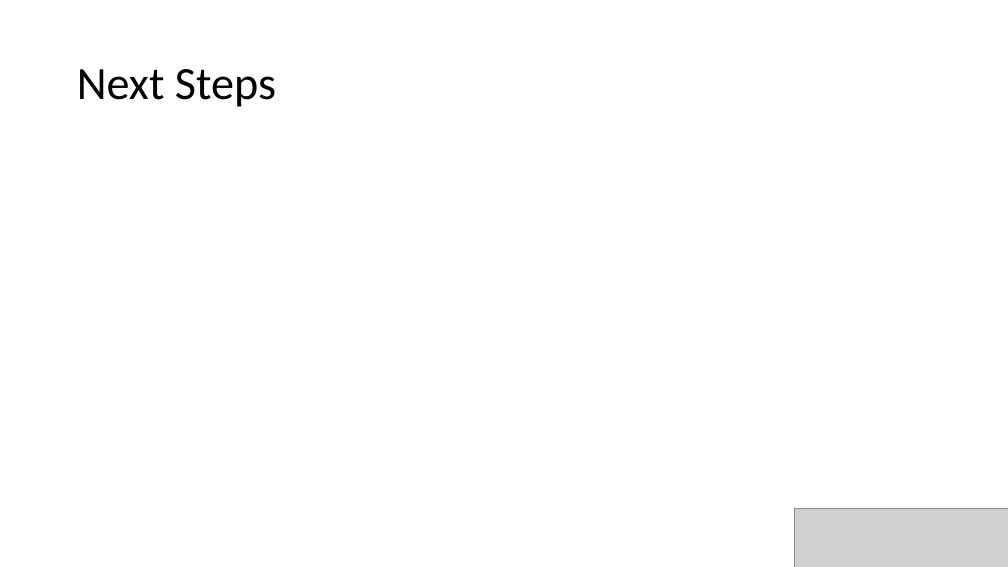
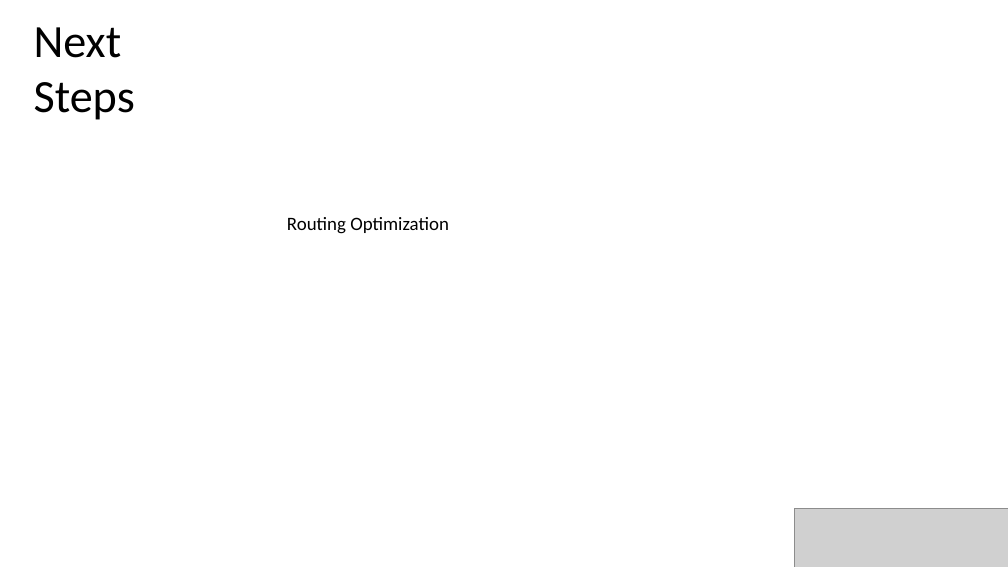
Before and after one commit to gregjhansell97/hive-map, a slide deck: slide 7 of presentation.pptx (slide 5 before the commit). Drawn at 1008x567 pixels with LibreOffice and Linux fonts; fonts in the diff are those of the drawing; grey boxes stand for pictures. Boxes give left, top, right and bottom in pixels: in the first picture for what was removed or moved away, otherwise in the second. Text is boxed around its words. In the diff, an @@ line names an element or a change of style, - is before the commit and + after.

Commit message:
updated presentation

```diff
--- a/presentation.pptx
+++ b/presentation.pptx
@@ text "Next Steps": place and size @@
-text "Next Steps" at bbox=[77, 69, 276, 107]
+text "Next Steps" at bbox=[34, 27, 135, 120]
@@ text "Next Steps" at bbox=[34, 27, 135, 120]: line spacing 0.9 to 1; vertical alignment middle to top @@
@@ text added at bbox=[287, 217, 449, 234], 18 pt, text #000000 @@
+Routing Optimization
```
Also in this commit, not shown: 1 other slide changed, 4 slides added, 2 slides removed, 1 other file.
